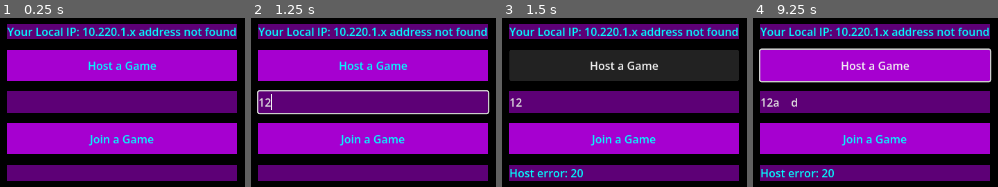
Above: before the commit, frames 1-4 (left to right).
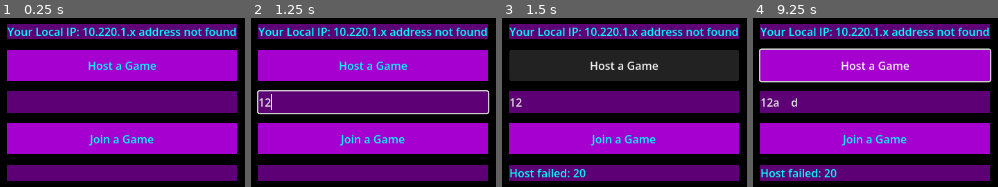
Above: after the commit, the same moments.

Repository: 548778-stack/dodge-ultimate
Game: Godot game, scene res://level_1.tscn
The game is run twice, just before and just after one commit, with the same random seed, the same clock (stepped at 60 frames per second) and the same inputs.
Inputs (mouse positions are in pixels of both pictures, inside the frame that each line leads up to):
- Up to frame 1 (0.25 s): no input
- Up to frame 2 (1.25 s): click (373, 102) at 0.52 s; type "12" at 0.6 s
- Up to frame 3 (1.5 s): click "Host a Game" at 1.25 s
- Up to frame 4 (9.25 s): click "Join a Game" at 2 s; move the mouse to (outside the picture) at 2.77 s; press the mouse at (outside the picture) at 2.78 s; hold D (move_right) 2.78-3.53 s; move the mouse to (outside the picture) at 3.52 s; release the mouse at (outside the picture) at 3.53 s; hold S (move_backward) 3.53-4.28 s; click (outside the picture) at 3.6 s; move the mouse to (outside the picture) at 4.27 s; press the mouse at (outside the picture) at 4.28 s; hold D (move_right) 4.28-5.03 s; move the mouse to (outside the picture) at 5.02 s; release the mouse at (outside the picture) at 5.03 s; hold W (move_forward) 5.03-5.78 s; click (outside the picture) at 5.1 s; tap Enter at 5.75, 7.25, 8.75 s; move the mouse to (outside the picture) at 5.77 s; press the mouse at (outside the picture) at 5.78 s; hold A (move_left) 5.78-7.28 s; tap Space (jump) at 6.02, 6.5, 6.77, 8, 8.27, 9.02 s; move the mouse to (outside the picture) at 6.52 s; release the mouse at (outside the picture) at 6.53 s; click (outside the picture) at 6.6 s; move the mouse to (914, 102) at 7.27 s; press the mouse at (914, 102) at 7.28 s; hold S (move_backward) 7.28-8.03 s; move the mouse to (outside the picture) at 8.02 s; release the mouse at (outside the picture) at 8.03 s; hold D (move_right) 8.03-8.78 s; click (outside the picture) at 8.1 s; move the mouse to (outside the picture) at 8.77 s; press the mouse at (outside the picture) at 8.78 s; hold W (move_forward) from 8.78 s (still down)

Frames 1-2 are identical in both runs. In frame 3, 0.7% of the frame differs, in the area x 14-35%, y 89-95%; in frame 4, 0.7%.

Commit message:
fix multy 1.0

Diff:
--- a/MainMenu.tscn
+++ b/MainMenu.tscn
@@ -74,6 +74,3 @@
 layout_mode = 2
 theme_override_colors/font_color = Color(0, 1, 1, 1)
 theme_override_styles/normal = SubResource("StyleBoxFlat_i26rj")
-
-[connection signal="pressed" from="CenterContainer/VBoxContainer/HostButton" to="." method="_host"]
-[connection signal="pressed" from="CenterContainer/VBoxContainer/JoinButton" to="." method="_join"]
--- a/main_menu.gd
+++ b/main_menu.gd
@@ -1,6 +1,6 @@
 extends Control
 
-const GAME_SCENE := "res://Game3D.tscn"
+const GAME_SCENE := "res://level_1.tscn"
 
 @onready var ip_input: LineEdit = $CenterContainer/VBoxContainer/IPInput
 @onready var status_label: Label = $CenterContainer/VBoxContainer/StatusLabel
@@ -17,14 +17,13 @@
 
 func _host() -> void:
 	var peer := ENetMultiplayerPeer.new()
-	var error := peer.create_server(7000, 8)
-	if error != OK:
-		status_label.text = "Host error: %s" % error
+	var err := peer.create_server(7000, 8)
+	if err != OK:
+		status_label.text = "Host failed: " + str(err)
 		return
 
 	multiplayer.multiplayer_peer = peer
-	status_label.text = "Hosting..."
-	_go_to_game()
+	status_label.text = "Waiting for guest..."
 
 func _join() -> void:
 	var peer := ENetMultiplayerPeer.new()
